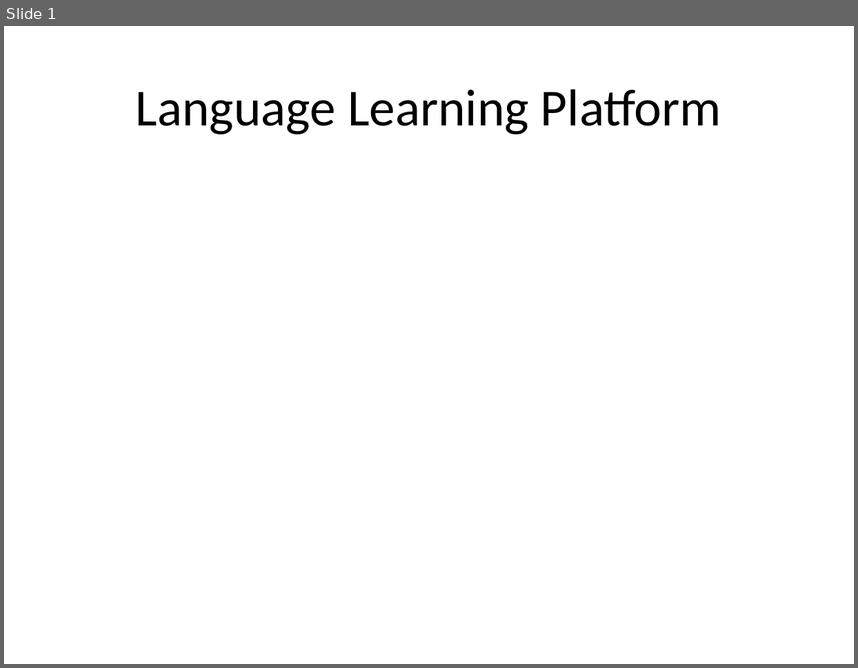
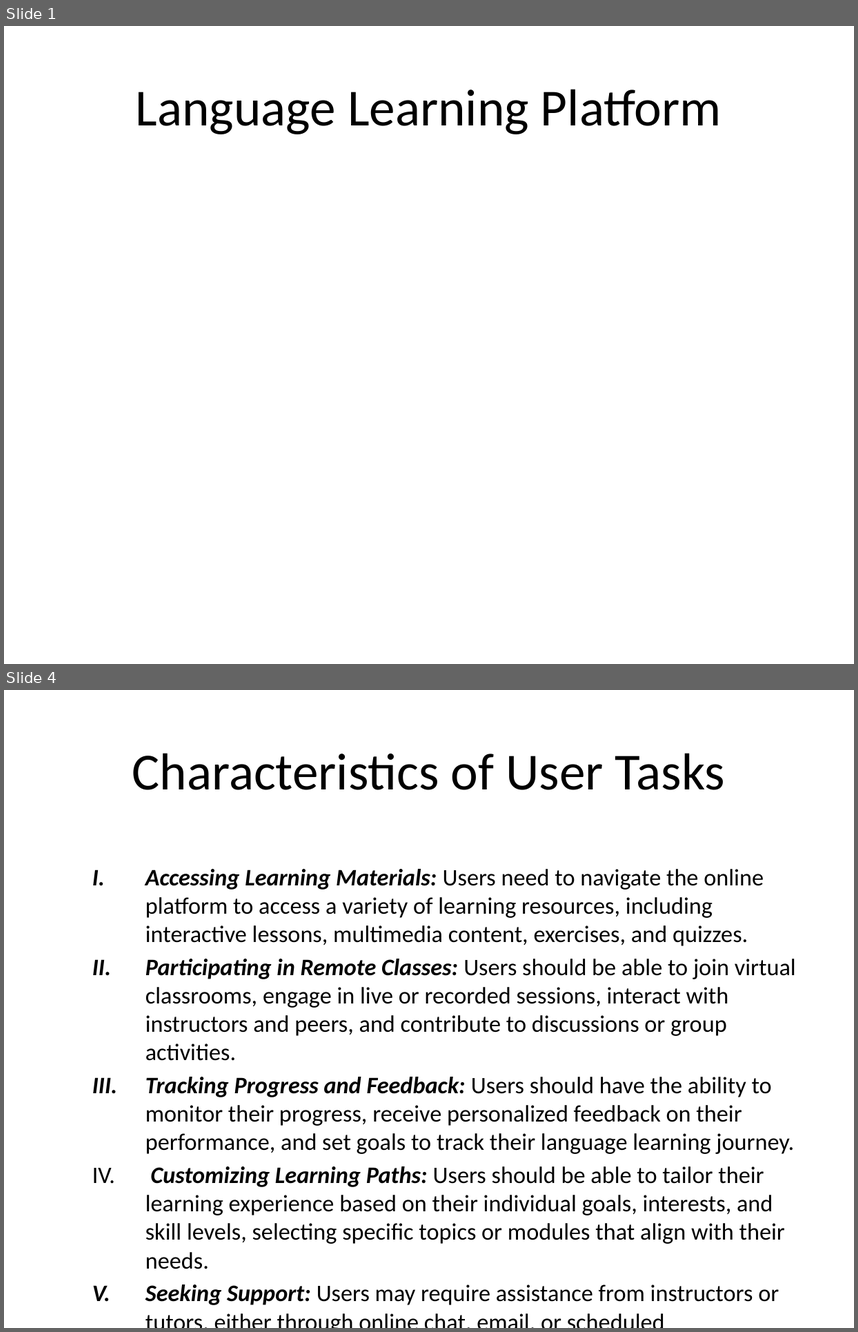
Before and after one commit to VictorMK22/PixelPioneers, a slide deck: Presentation1.pptx. Shown one above the other, each under a label of ours: slide 1 before the commit, slides 1 and 4 after it; the slides between them are not shown. The pictures are 858x668 and 858x1332 pixels, drawn with LibreOffice and Linux fonts; fonts in the diff are those of the drawing. Boxes give left, top, right and bottom in pixels: in the first picture for what was removed or moved away, otherwise in the second. Text is boxed around its words. In the diff, an @@ line names an element or a change of style, - is before the commit and + after.

Commit message:
PPTX updated

```diff
--- a/Presentation1.pptx
+++ b/Presentation1.pptx
@@ slide 4 added at [4,690,854,1328], background #FFFFFF @@
@@ title added at [132,753,725,790], 44 pt, text #000000 @@
+Characteristics of User Tasks
@@ text added at [145,869,796,1305], 20 pt, text #000000 @@
+  I. Accessing Learning Materials: Users need to navigate the online platform to access a variety of learning resources, including interactive lessons, multimedia content, exercises, and quizzes.
+  II. Participating in Remote Classes: Users should be able to join virtual classrooms, engage in live or recorded sessions, interact with instructors and peers, and contribute to discussions or group activities.
+  III. Tracking Progress and Feedback: Users should have the ability to monitor their progress, receive personalized feedback on their performance, and set goals to track their language learning journey.
+  IV. Customizing Learning Paths: Users should be able to tailor their learning experience based on their individual goals, interests, and skill levels, selecting specific topics or modules that align with their needs.
+  V. Seeking Support: Users may require assistance from instructors or tutors, either through online chat, email, or scheduled consultations, to address questions, clarify concepts, or seek guidance.
```
Also in this commit, not shown: 3 slides changed, 28 other slides added, 13 slides removed, 2 other files.
